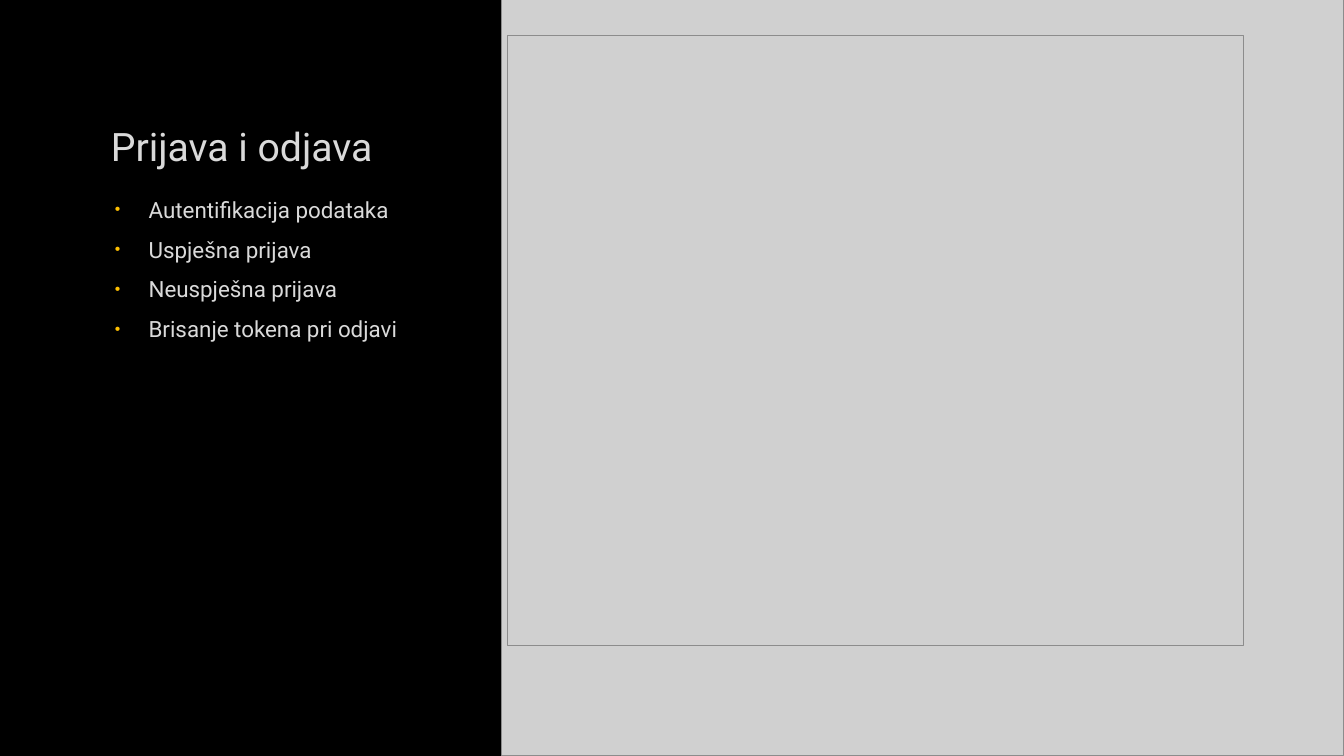
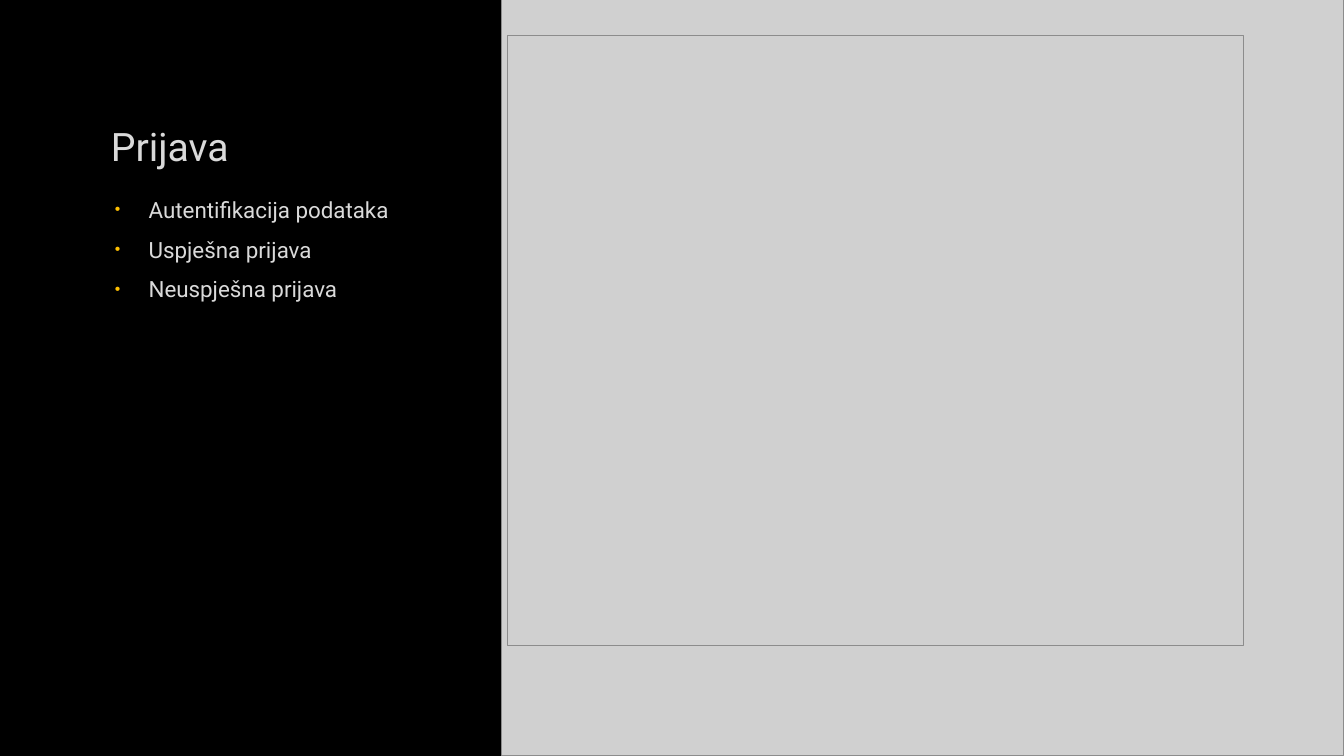
Before and after one commit to ararune/stproprint, a slide deck: slide 9 of Prezentacija.pptx. Drawn at 1344x756 pixels with LibreOffice and Linux fonts; fonts in the diff are those of the drawing; grey boxes stand for pictures; background and template pictures are left out. Boxes give left, top, right and bottom in pixels: in the first picture for what was removed or moved away, otherwise in the second. Text is boxed around its words. In the diff, an @@ line names an element or a change of style, - is before the commit and + after.

```diff
--- a/Prezentacija.pptx
+++ b/Prezentacija.pptx
@@ title at [111, 132, 229, 170]: text changed @@
-Prijava i odjava
+Prijava
@@ text at [149, 320, 397, 342]: paragraph removed @@
-• Brisanje tokena pri odjavi
```
Also in this commit, not shown: 5 other slides changed.
